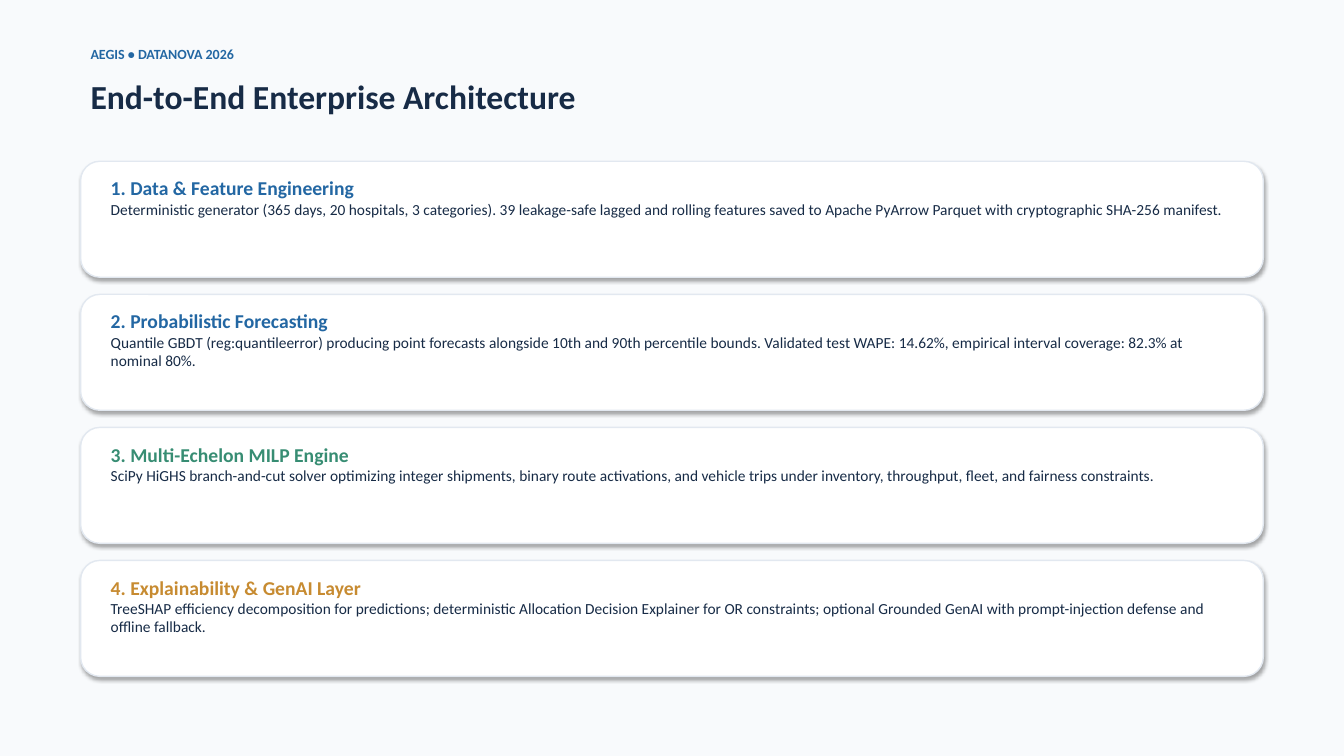
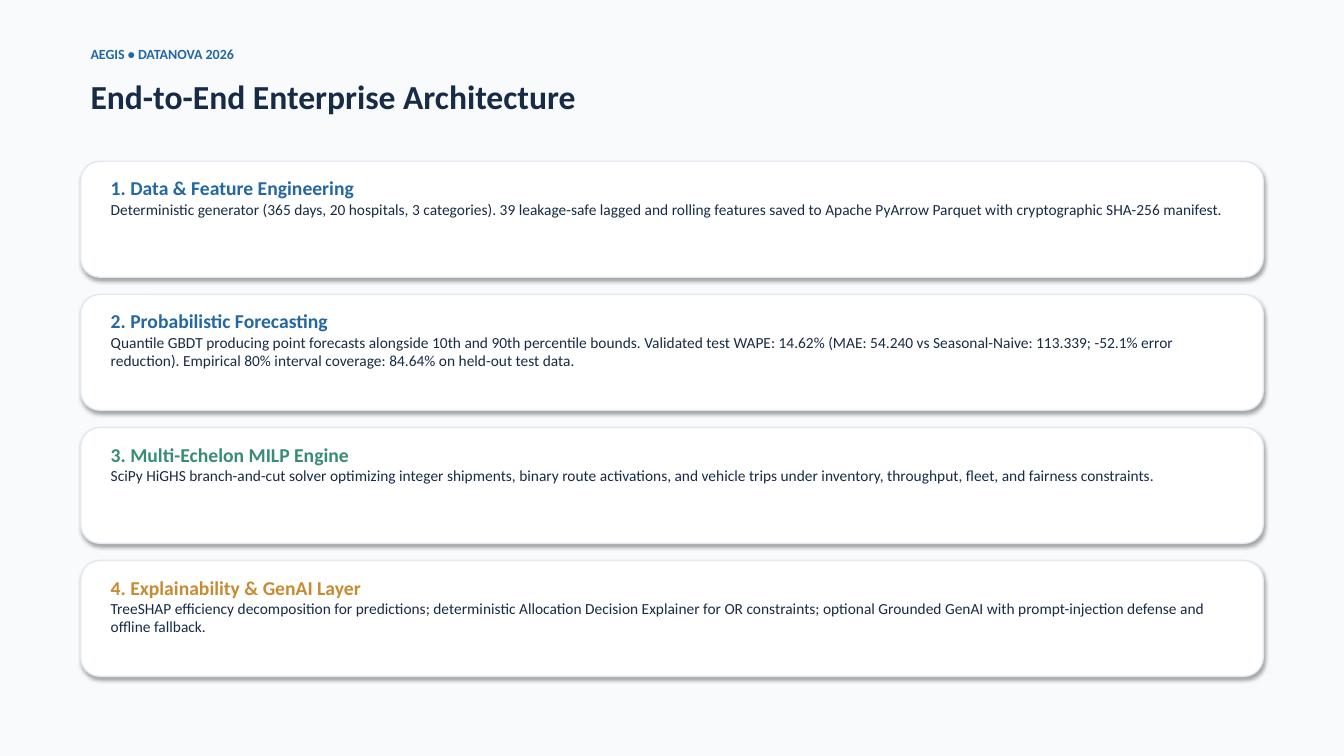
Before and after one commit to ATUMANYIRE/AEGIS, a slide deck: slide 4 of presentation/AEGIS_DATANOVA_2026.pptx. Drawn at 1344x756 pixels with LibreOffice and Linux fonts; fonts in the diff are those of the drawing. Boxes give left, top, right and bottom in pixels: in the first picture for what was removed or moved away, otherwise in the second. Text is boxed around its words. In the diff, an @@ line names an element or a change of style, - is before the commit and + after.

Commit message:
fix(scientific-reconciliation): reconcile forecast metrics, benchmark tables, presentation slides, and create final submission audit

```diff
--- a/presentation/AEGIS_DATANOVA_2026.pptx
+++ b/presentation/AEGIS_DATANOVA_2026.pptx
@@ text at bbox=[111, 337, 1173, 369]: text changed @@
-Quantile GBDT (reg:quantileerror) producing point forecasts alongside 10th and 90th percentile bounds. Validated test WAPE: 14.62%, empirical interval coverage: 82.3% at nominal 80%.
+Quantile GBDT producing point forecasts alongside 10th and 90th percentile bounds. Validated test WAPE: 14.62% (MAE: 54.240 vs Seasonal-Naive: 113.339; -52.1% error reduction). Empirical 80% interval coverage: 84.64% on held-out test data.
```
Also in this commit, not shown: 6 other slides changed, 12 other files.
